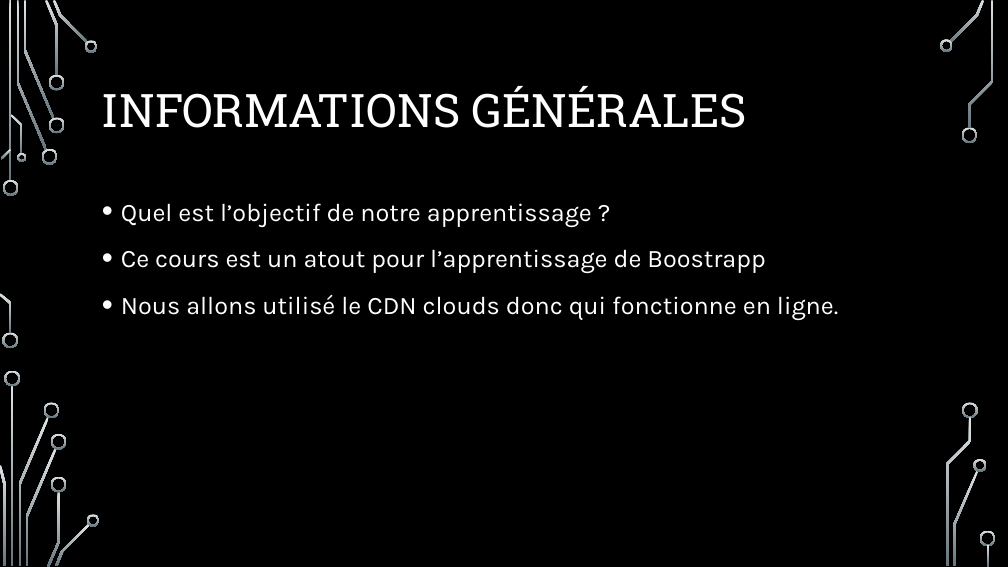
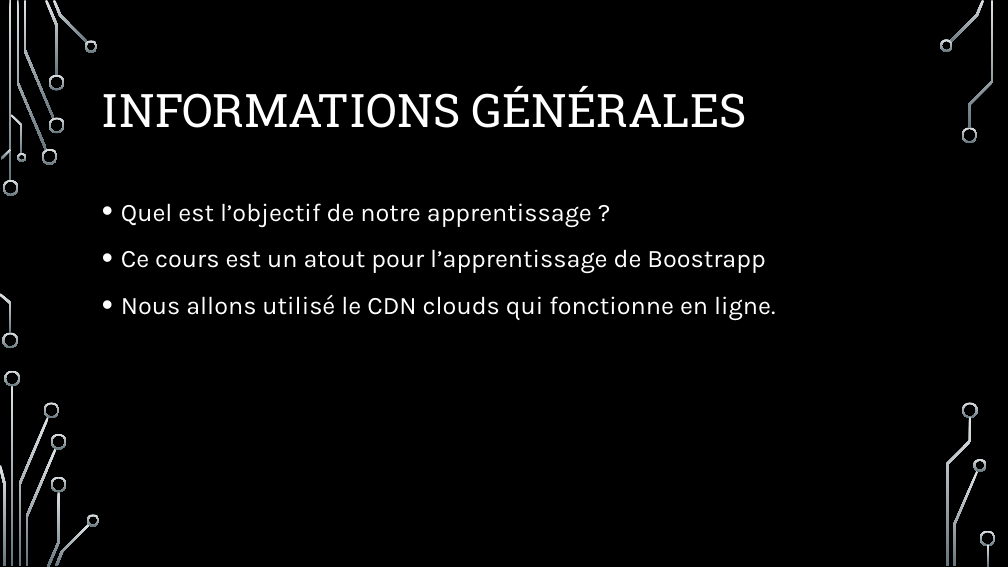
Before and after one commit to Reddy-Nzoloko/forumGaciApprendreBoostrap, a slide deck: slide 3 of GACI FORUM SUR L’APPRENTISSAGE DU frame work boostrap.pptx. Drawn at 1008x567 pixels with LibreOffice and Linux fonts; fonts in the diff are those of the drawing; background and template pictures are left out. Boxes give left, top, right and bottom in pixels: in the first picture for what was removed or moved away, otherwise in the second. Text is boxed around its words. In the diff, an @@ line names an element or a change of style, - is before the commit and + after.

```diff
--- a/GACI FORUM SUR L’APPRENTISSAGE DU frame work boostrap.pptx
+++ b/GACI FORUM SUR L’APPRENTISSAGE DU frame work boostrap.pptx
@@ text at bbox=[121, 295, 775, 321]: text changed @@
-• Nous allons utilisé le CDN clouds donc qui fonctionne en ligne.
+• Nous allons utilisé le CDN clouds qui fonctionne en ligne.
```
Also in this commit, not shown: 2 other slides changed, 1 slide added, 2 slides removed.
